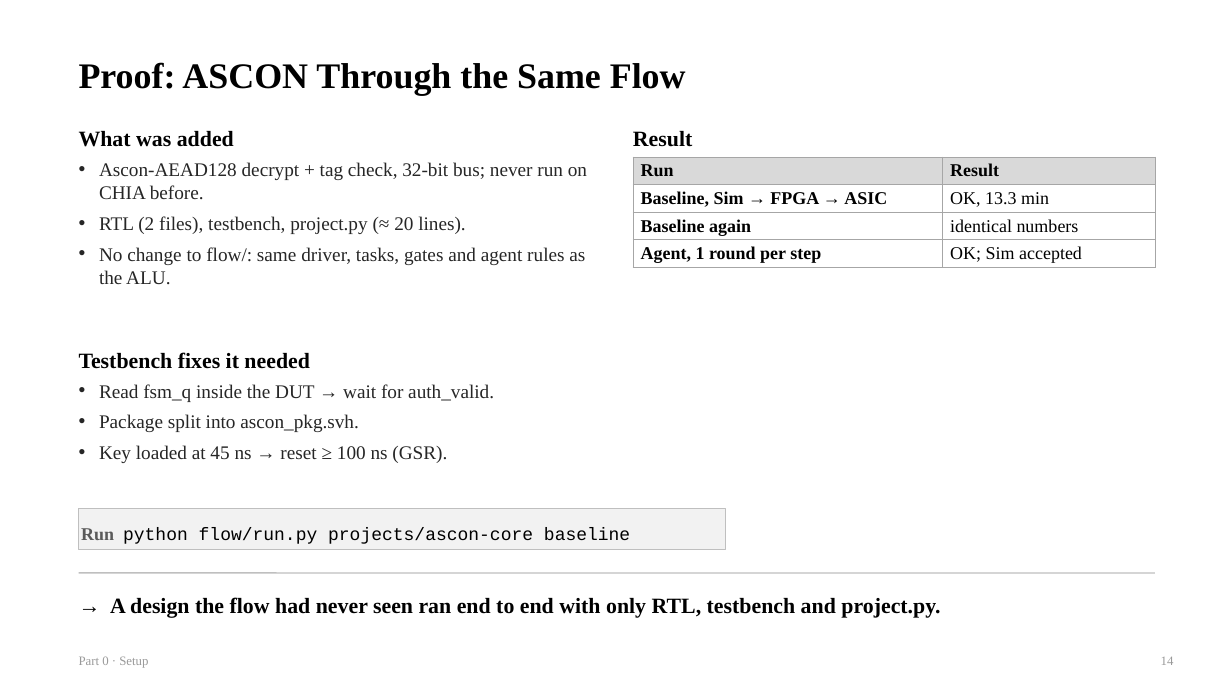
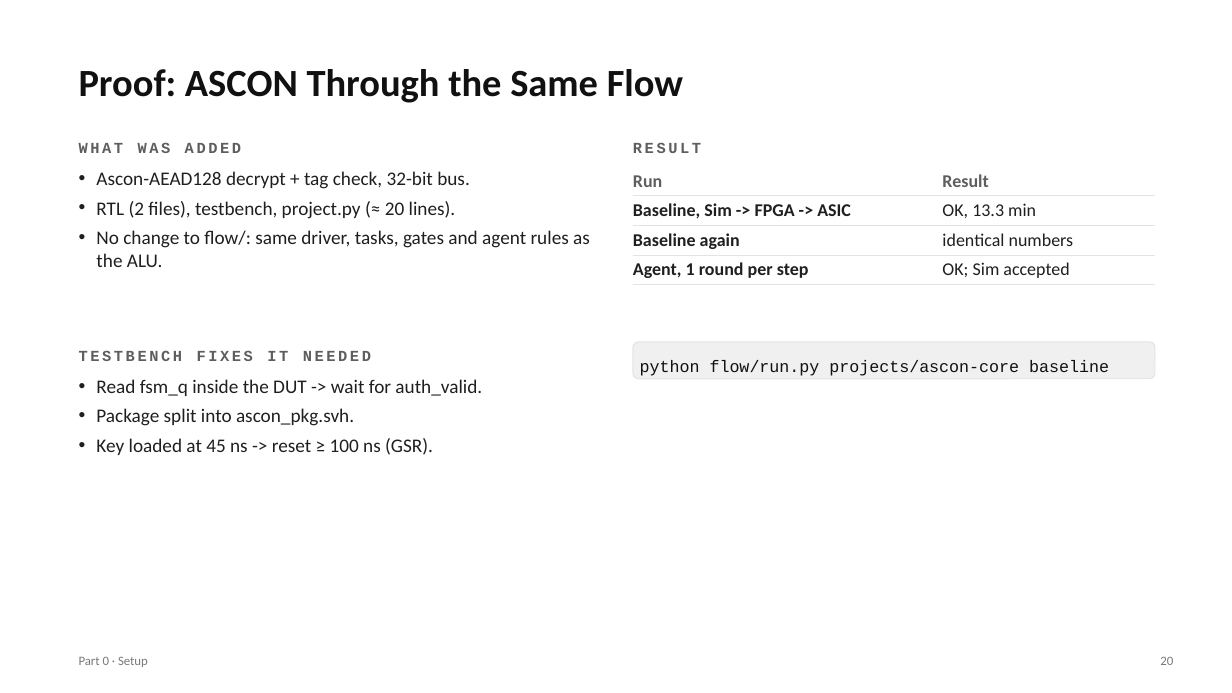
Before and after one commit to chipchip-tech/CHIA-workflow, a slide deck: slide 20 of projects/demo-alu/report/guides/0_Setup.pptx (slide 14 before the commit). Drawn at 1232x693 pixels with LibreOffice and Linux fonts; fonts in the diff are those of the drawing. Boxes give left, top, right and bottom in pixels: in the first picture for what was removed or moved away, otherwise in the second. Text is boxed around its words. In the diff, an @@ line names an element or a change of style, - is before the commit and + after.

```diff
--- a/projects/demo-alu/report/guides/0_Setup.pptx
+++ b/projects/demo-alu/report/guides/0_Setup.pptx
@@ text "Proof: ASCON Through the Same ..." at [79, 69, 683, 103]: size 28 to 30 pt, font Times New Roman to Calibri, text colour #000000 to #111111 @@
@@ text at [79, 142, 241, 153]: text changed; size 17 to 12 pt; font Times New Roman to Courier New; text colour #000000 to #5E5E5E @@
-What was added
+WHAT WAS ADDED
@@ text at [633, 142, 701, 153]: text changed; size 17 to 12 pt; font Times New Roman to Courier New; text colour #000000 to #5E5E5E @@
-Result
+RESULT
@@ text "Ascon-AEAD128 decrypt + tag check, ...": place and size @@
-text "Ascon-AEAD128 decrypt + tag check, ..." at [99, 162, 587, 284]
+text "Ascon-AEAD128 decrypt + tag check, ..." at [96, 171, 590, 267]
@@ text at [96, 171, 470, 189]: text changed; font Times New Roman to Calibri; text colour #262626 to #1F1F1F @@
-• Ascon-AEAD128 decrypt + tag check, 32-bit bus; never run on CHIA before.
+• Ascon-AEAD128 decrypt + tag check, 32-bit bus.
@@ table at [633, 166, 1155, 282] @@
-row 2, column 1: Baseline, Sim → FPGA → ASIC
+row 2, column 1: Baseline, Sim -> FPGA -> ASIC
@@ fill #D9D9D9 to none in row 1 @@
@@ fill #FFFFFF to none in 6 cells @@
@@ font Times New Roman to Calibri in "Run", "Result", "OK, 13.3 min", "Baseline again" and 3 more places @@
@@ text colour #000000 to #5E5E5E in "Run", "Result" @@
@@ text colour #000000 to #1F1F1F in "OK, 13.3 min", "Baseline again", "identical numbers", "Agent, 1 round per step" and 1 more places @@
@@ borders changed @@
@@ table: place and size @@
-table at [633, 157, 1155, 267]
+table at [633, 166, 1155, 282]
@@ text at [96, 201, 590, 267]: font Times New Roman to Calibri, text colour #262626 to #1F1F1F in "RTL (2 files), testbench, project.py (≈ 20 ...", "No change to flow/: same driver, tasks, ..."; indent changed; less space between paragraphs @@
@@ text at [79, 350, 371, 361]: text changed; size 17 to 12 pt; font Times New Roman to Courier New; text colour #000000 to #5E5E5E @@
-Testbench fixes it needed
+TESTBENCH FIXES IT NEEDED
@@ rounded rectangle "python flow/run.py projects/ascon-core baseline": place and size @@
-rounded rectangle "python flow/run.py projects/ascon-core baseline" at [79, 508, 726, 550]
+rounded rectangle "python flow/run.py projects/ascon-core baseline" at [633, 342, 1155, 379]
@@ rounded rectangle "python flow/run.py projects/ascon-core baseline" at [633, 342, 1155, 379]: rectangle to rounded rectangle; fill #F2F2F2 to #F0F0F0; outline #BFBFBF 0.75 pt to #E3E3E3 0.75 pt @@
@@ text at [96, 379, 482, 396]: text changed; font Times New Roman to Calibri; text colour #262626 to #1F1F1F @@
-• Read fsm_q inside the DUT → wait for auth_valid.
+• Read fsm_q inside the DUT -> wait for auth_valid.
@@ text in rounded rectangle at [640, 360, 1109, 376]: text changed; size 14 to 13 pt; text colour #000000 to #111111 @@
-Run python flow/run.py projects/ascon-core baseline
+python flow/run.py projects/ascon-core baseline
@@ text at [96, 408, 354, 426]: font Times New Roman to Calibri, text colour #262626 to #1F1F1F in "Package split into ascon_pkg.svh."; indent changed; less space between paragraphs @@
@@ text at [96, 438, 433, 455]: text changed; font Times New Roman to Calibri; text colour #262626 to #1F1F1F @@
-• Key loaded at 45 ns → reset ≥ 100 ns (GSR).
+• Key loaded at 45 ns -> reset ≥ 100 ns (GSR).
@@ line removed from (79, 573) to (1155, 573) @@
@@ text removed at [110, 597, 940, 618] @@
-→ A design the flow had never seen ran end to end with only RTL, testbench and project.py.
@@ text "Part 0 · Setup" at [79, 657, 148, 667]: font Times New Roman to Calibri, text colour #9A9A9A to #7A7A7A @@
@@ text at [1160, 657, 1173, 665]: text changed; font Times New Roman to Calibri; text colour #9A9A9A to #7A7A7A @@
-14
+20
```
Also in this commit, not shown: 7 other slides changed, 13 slides added, 7 slides removed, 2 other files.
